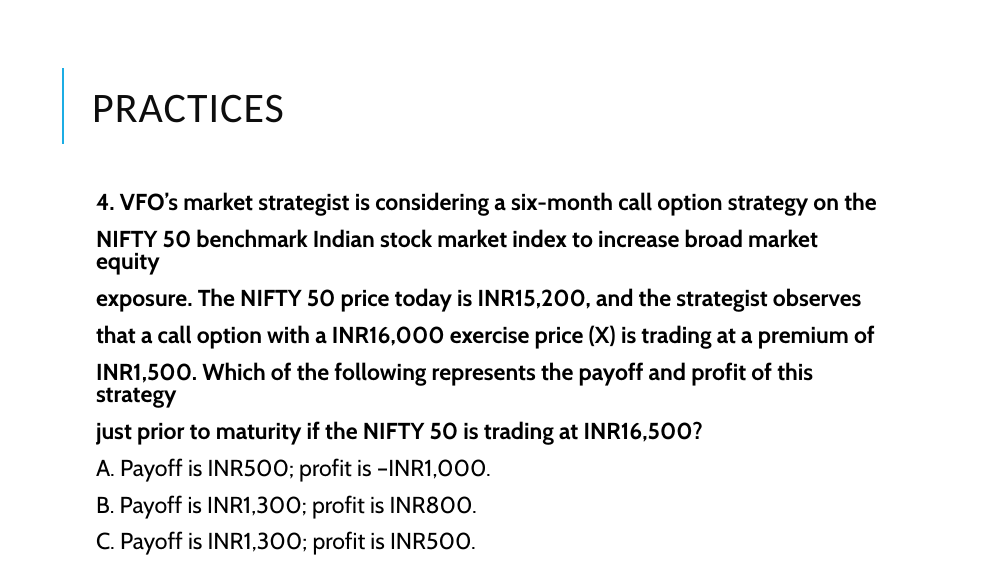
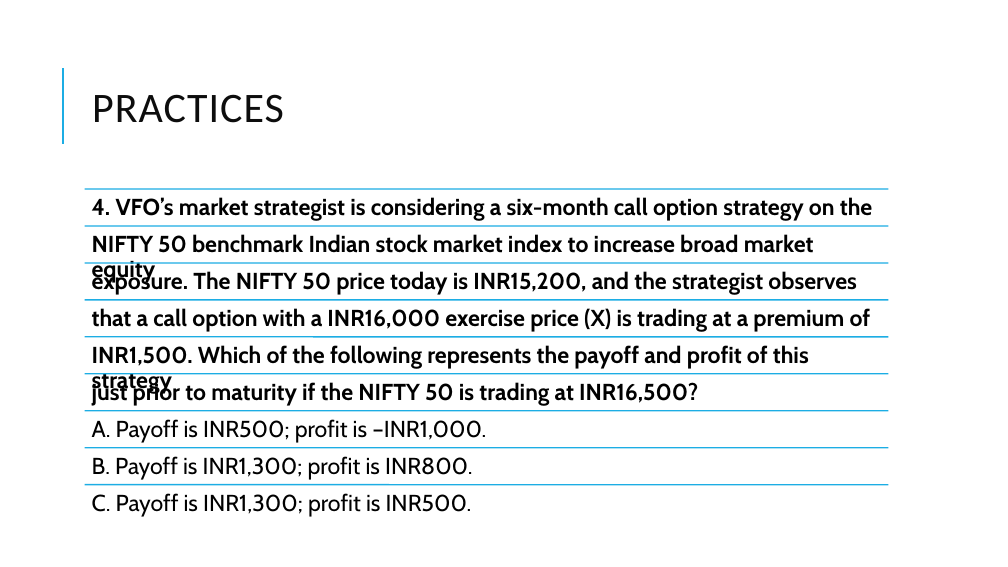
Before and after one commit to Isco0530/data, a slide deck: slide 44 of Derivatives.pptx. Drawn at 1008x567 pixels with LibreOffice and Linux fonts; fonts in the diff are those of the drawing. Boxes give left, top, right and bottom in pixels: in the first picture for what was removed or moved away, otherwise in the second. Text is boxed around its words. In the diff, an @@ line names an element or a change of style, - is before the commit and + after.

```diff
--- a/Derivatives.pptx
+++ b/Derivatives.pptx
@@ text removed at box(96, 192, 877, 519) @@
-  4. VFO’s market strategist is considering a six-month call option strategy on the
-  NIFTY 50 benchmark Indian stock market index to increase broad market equity
-  exposure. The NIFTY 50 price today is INR15,200, and the strategist observes
-  that a call option with a INR16,000 exercise price (X) is trading at a premium of
-  INR1,500. Which of the following represents the payoff and profit of this strategy
-  just prior to maturity if the NIFTY 50 is trading at INR16,500?
-  A. Payoff is INR500; profit is –INR1,000.
-  B. Payoff is INR1,300; profit is INR800.
-  C. Payoff is INR1,300; profit is INR500.
@@ group added at box(85, 189, 889, 517): 9 lines, 9 texts @@
+4. VFO’s market strategist is considering a six-month call option strategy on the
+NIFTY 50 benchmark Indian stock market index to increase broad market equity
+exposure. The NIFTY 50 price today is INR15,200, and the strategist observes
+that a call option with a INR16,000 exercise price (X) is trading at a premium of
+INR1,500. Which of the following represents the payoff and profit of this strategy
+just prior to maturity if the NIFTY 50 is trading at INR16,500?
+A. Payoff is INR500; profit is –INR1,000.
+B. Payoff is INR1,300; profit is INR800.
+C. Payoff is INR1,300; profit is INR500.
```
Also in this commit, not shown: 7 other slides changed.
